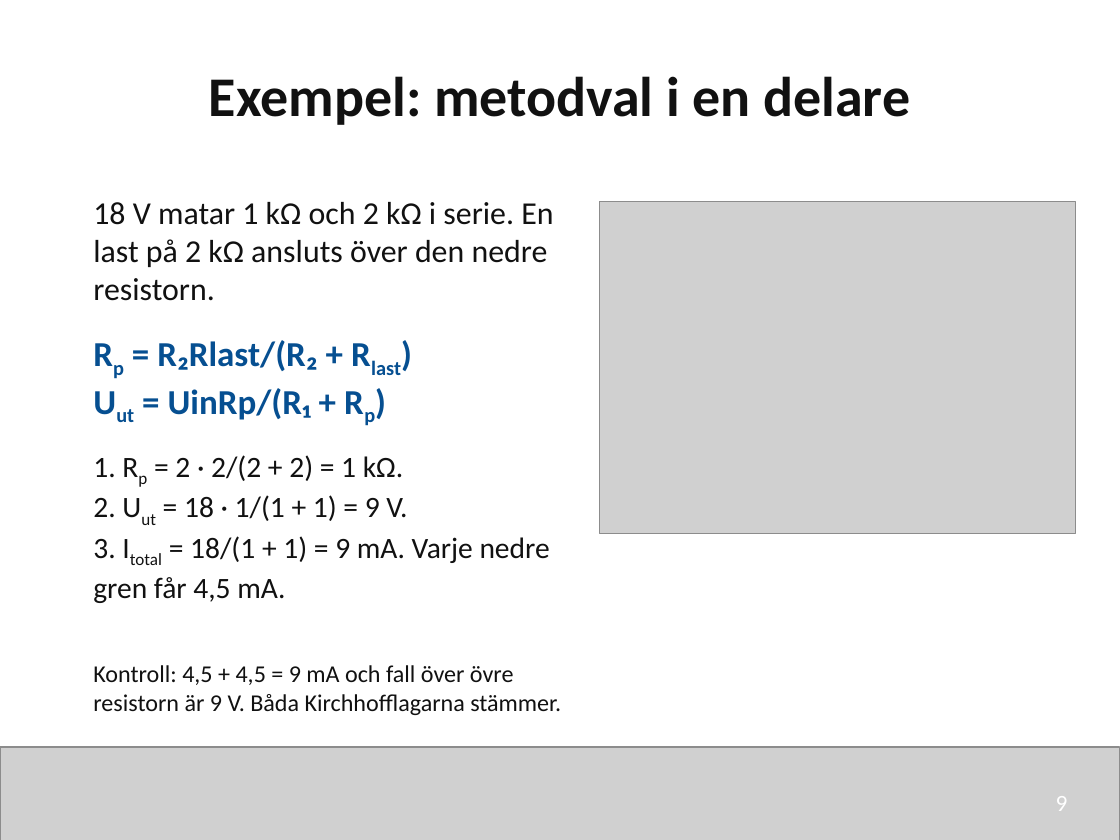
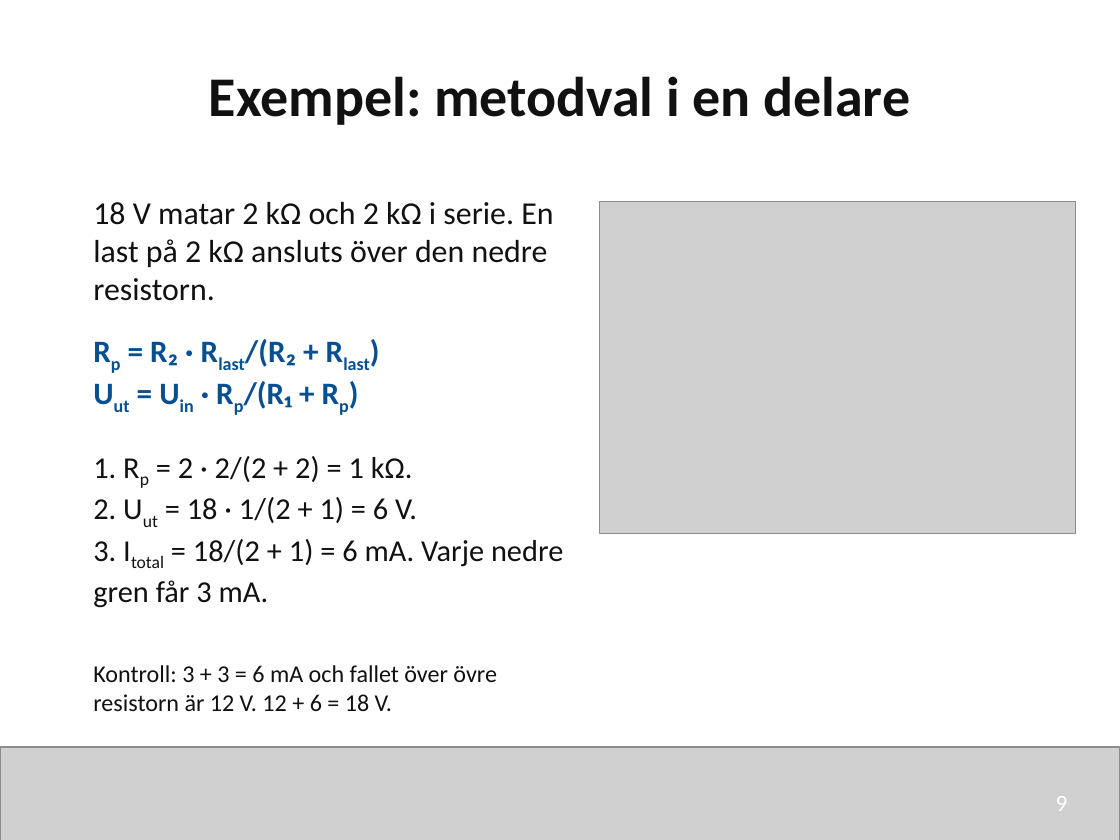
Before and after one commit to nj22az/nj22az.github.io, a slide deck: slide 9 of sjoskolan/vecka-45/aktuell/v45_03_Repetition_infor_tentamen_elev.pptx. Drawn at 1120x840 pixels with LibreOffice and Linux fonts; fonts in the diff are those of the drawing; grey boxes stand for pictures. Boxes give left, top, right and bottom in pixels: in the first picture for what was removed or moved away, otherwise in the second. Text is boxed around its words. In the diff, an @@ line names an element or a change of style, - is before the commit and + after.

```diff
--- a/sjoskolan/vecka-45/aktuell/v45_03_Repetition_infor_tentamen_elev.pptx
+++ b/sjoskolan/vecka-45/aktuell/v45_03_Repetition_infor_tentamen_elev.pptx
@@ text at bbox=[93, 202, 553, 301]: text changed @@
-18 V matar 1 kΩ och 2 kΩ i serie. En last på 2 kΩ ansluts över den nedre resistorn.
+18 V matar 2 kΩ och 2 kΩ i serie. En last på 2 kΩ ansluts över den nedre resistorn.
@@ text at bbox=[150, 339, 296, 409]: text changed; size 22.5 to 20 pt @@
-Rp = R₂Rlast/(R₂ + Rlast)
-Uut = UinRp/(R₁ + Rp)
+Rp = R₂ · Rlast/(R₂ + Rlast)
+Uut = Uin · Rp/(R₁ + Rp)
@@ text at bbox=[93, 456, 413, 482]: size 19 to 19.5 pt in "1. Rp = 2 · 2/(2 + ..." @@
@@ text at bbox=[93, 497, 563, 608]: text changed; size 19 to 19.5 pt @@
-2. Uut = 18 · 1/(1 + 1) = 9 V.
-3. Itotal = 18/(1 + 1) = 9 mA. Varje nedre gren får 4,5 mA.
+2. Uut = 18 · 1/(2 + 1) = 6 V.
+3. Itotal = 18/(2 + 1) = 6 mA. Varje nedre gren får 3 mA.
@@ text at bbox=[93, 665, 497, 711]: text changed @@
-Kontroll: 4,5 + 4,5 = 9 mA och fall över övre resistorn är 9 V. Båda Kirchhofflagarna stämmer.
+Kontroll: 3 + 3 = 6 mA och fallet över övre resistorn är 12 V. 12 + 6 = 18 V.
```
Also in this commit, not shown: 2 other slides changed, 12 other files.
